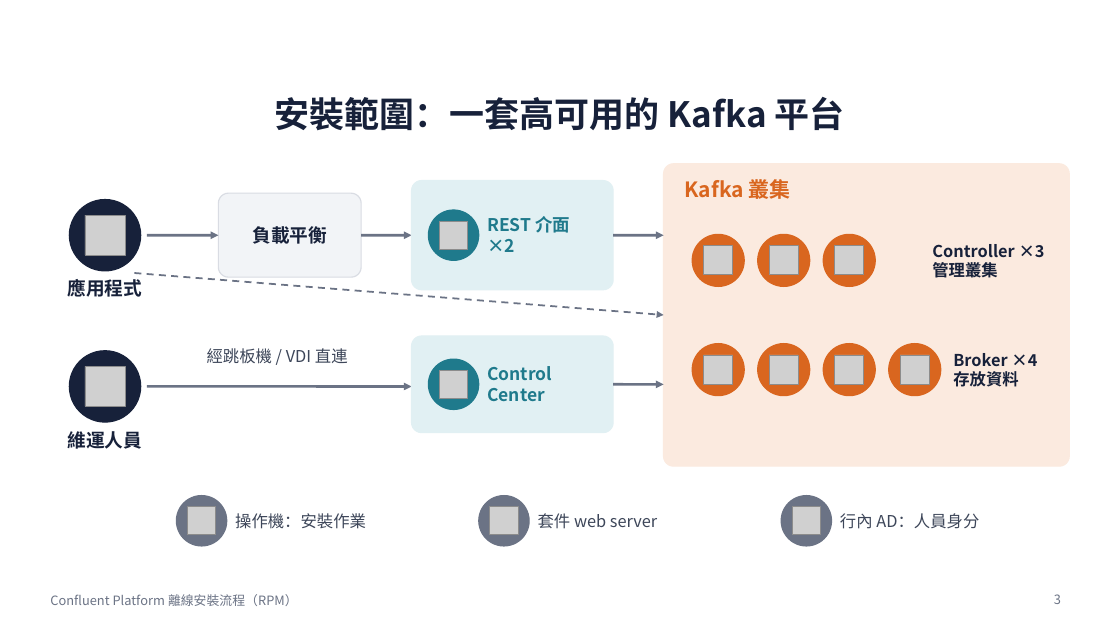
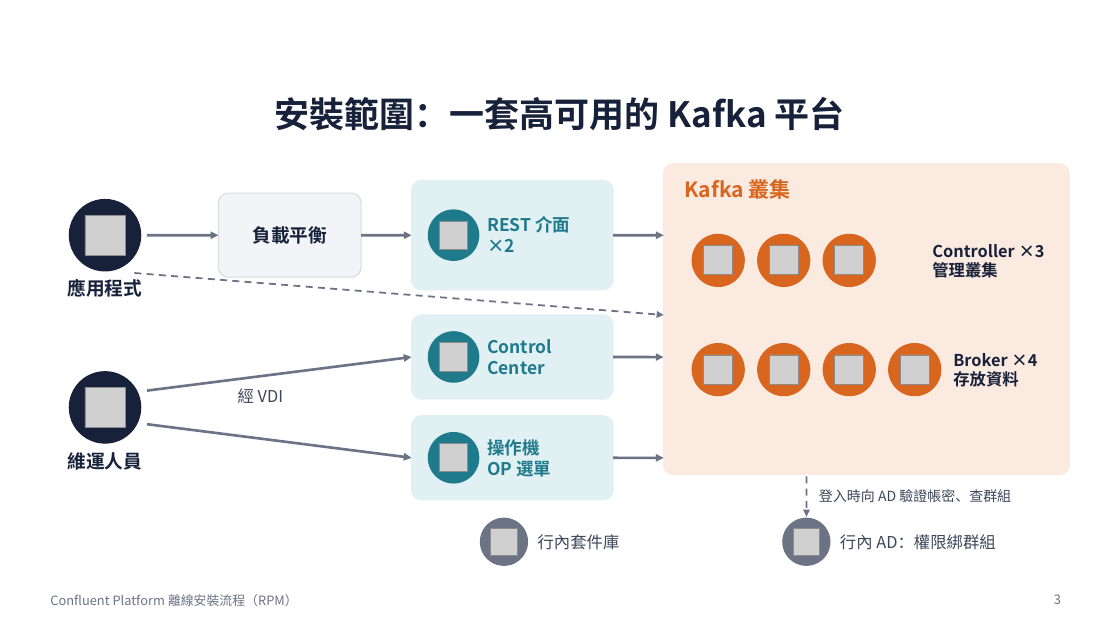
Before and after one commit to zxc81906119/kafka_install_ops, a slide deck: slide 3 of docs/Confluent-RPM安裝流程.pptx. Drawn at 1120x630 pixels with LibreOffice and Linux fonts; fonts in the diff are those of the drawing; grey boxes stand for pictures. Boxes give left, top, right and bottom in pixels: in the first picture for what was removed or moved away, otherwise in the second. Text is boxed around its words. In the diff, an @@ line names an element or a change of style, - is before the commit and + after.

```diff
--- a/docs/Confluent-RPM安裝流程.pptx
+++ b/docs/Confluent-RPM安裝流程.pptx
@@ rounded rectangle: place and size @@
-rounded rectangle at (664, 164, 1070, 466)
+rounded rectangle at (664, 164, 1070, 475)
@@ rounded rectangle at (664, 164, 1070, 475): proportions changed @@
@@ rounded rectangle at (412, 315, 613, 399): proportions changed @@
@@ rounded rectangle: place and size @@
-rounded rectangle at (412, 336, 613, 433)
+rounded rectangle at (412, 315, 613, 399)
@@ text "Control": place and size @@
-text "Control" at (487, 366, 552, 401)
+text "Control" at (487, 339, 552, 374)
@@ arrow moved from (147, 386) - (412, 386) to (147, 391) - (412, 357) @@
@@ 1 picture, 1 ellipse, 1 arrow: place and size @@
-1 picture, 1 ellipse, 1 arrow at (429, 360, 664, 410)
+1 picture, 1 ellipse, 1 arrow at (429, 332, 664, 382)
@@ text at (238, 388, 283, 403): text changed @@
-經跳板機 / VDI 直連
+經 VDI
@@ rounded rectangle added at (412, 416, 613, 500), fill #E1F0F3, outline #E1F0F3 1 pt @@
@@ arrow added from (147, 424) to (412, 458), #6B7385 2.25 pt @@
@@ ellipse added at (429, 433, 479, 483), fill #1F7A8C, outline #1F7A8C 1 pt @@
@@ picture added at (439, 444, 468, 472) @@
@@ text added at (487, 439, 551, 477), 15 pt, text #1F7A8C, bold @@
+操作機
+OP 選單
@@ arrow added from (613, 458) to (664, 458), #6B7385 2.25 pt @@
@@ arrow added from (807, 476) to (807, 517), #6B7385 1.5 pt dashed @@
@@ ellipse removed at (176, 496, 227, 546) @@
@@ picture removed at (187, 507, 216, 535) @@
@@ text added at (819, 489, 1011, 502), 12 pt, text #3D4659 @@
+登入時向 AD 驗證帳密、查群組
@@ text removed at (235, 513, 366, 529) @@
-操作機：安裝作業
@@ 3 pictures, 2 ellipses, 1 text: place and size @@
-3 pictures, 2 ellipses, 1 text at (68, 350, 821, 546)
+3 pictures, 2 ellipses, 1 text at (68, 371, 819, 565)
@@ text at (538, 534, 620, 550): text changed @@
-套件 web server
+行內套件庫
@@ ellipse: place and size @@
-ellipse at (781, 496, 832, 546)
+ellipse at (783, 518, 830, 565)
@@ text at (840, 534, 995, 550): text changed @@
-行內 AD：人員身分
+行內 AD：權限綁群組
```
Also in this commit, not shown: 7 other slides changed, 34 other files.
